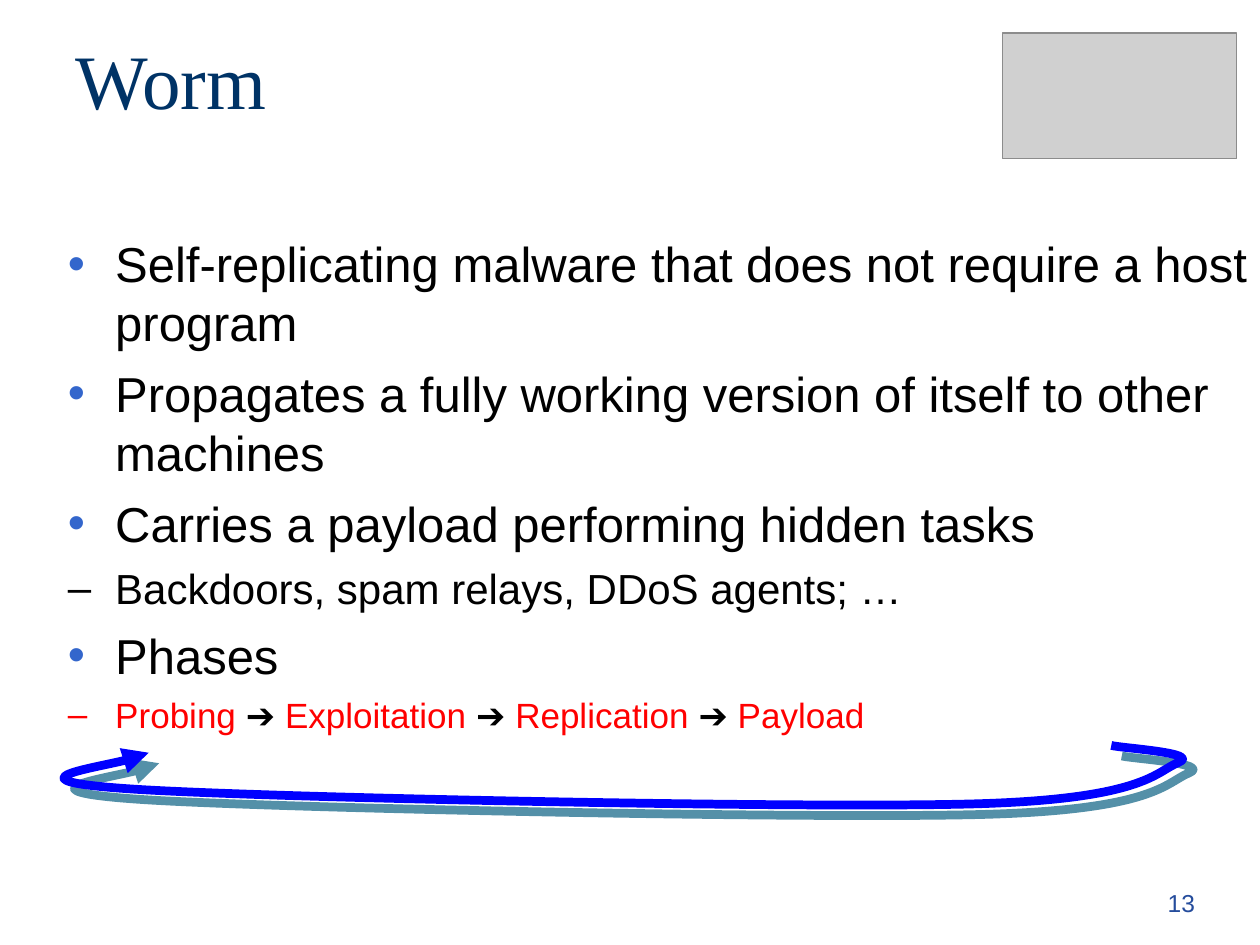
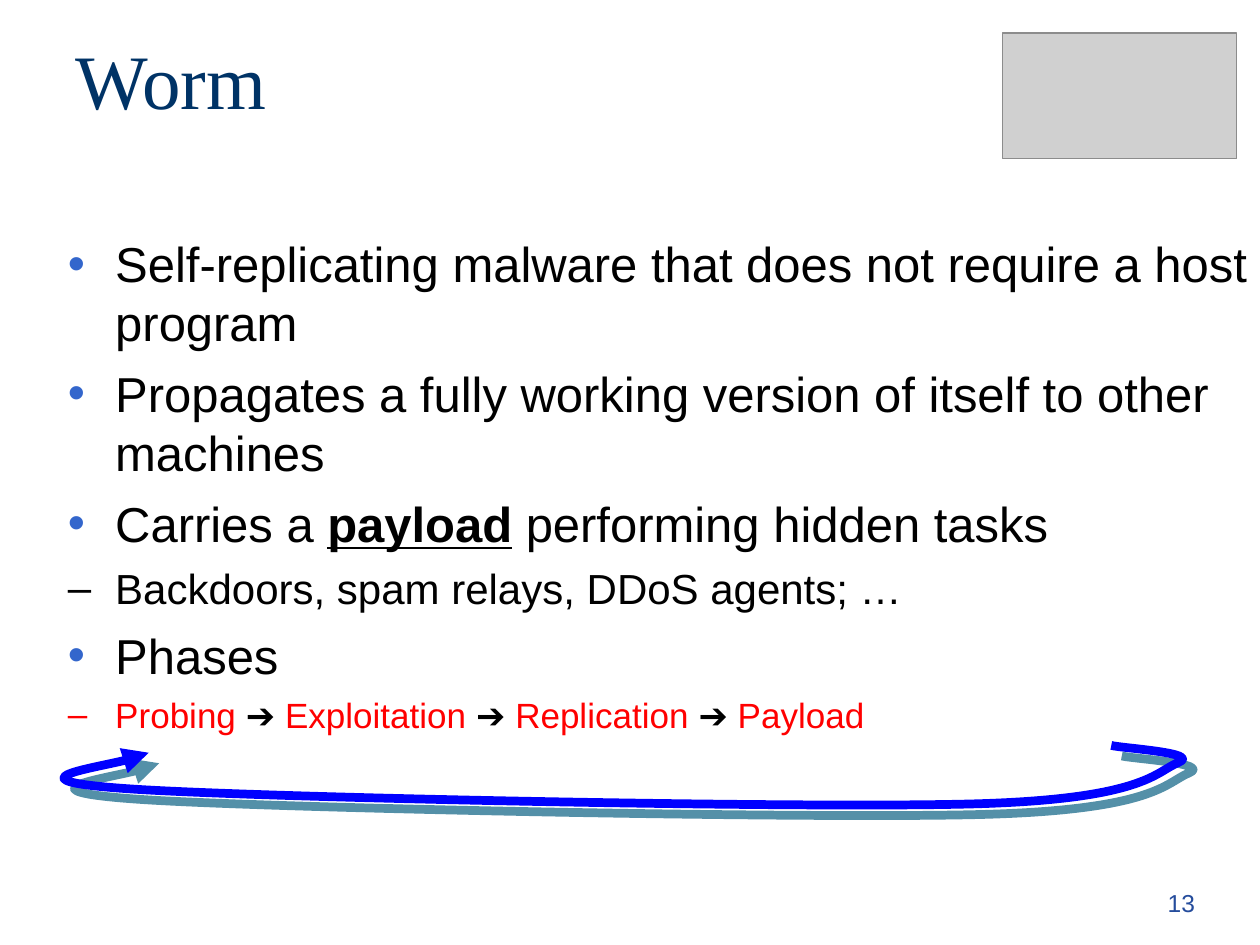
Before and after one commit to Emadalsuwat/emadalsuwat.github.io, a slide deck: slide 13 of internetsecurity/Lecture_2.ppt. Drawn at 1260x945 pixels with LibreOffice and Linux fonts; fonts in the diff are those of the drawing; grey boxes stand for pictures. Boxes give left, top, right and bottom in pixels: in the first picture for what was removed or moved away, otherwise in the second. Text is boxed around its words. In the diff, an @@ line names an element or a change of style, - is before the commit and + after.

```diff
--- a/internetsecurity/Lecture_2.ppt
+++ b/internetsecurity/Lecture_2.ppt
@@ text at <box>115,506,1048,552</box>: bold on, underline on in "payload" @@
```
